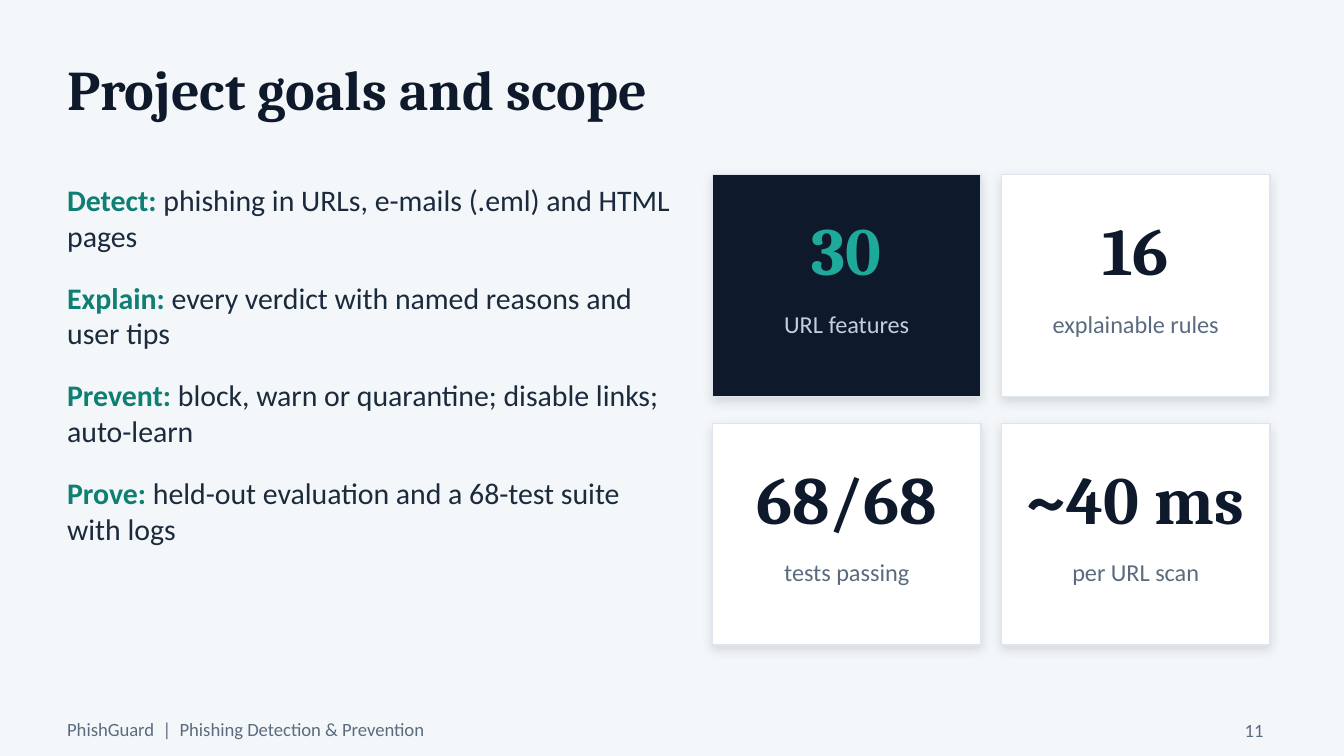
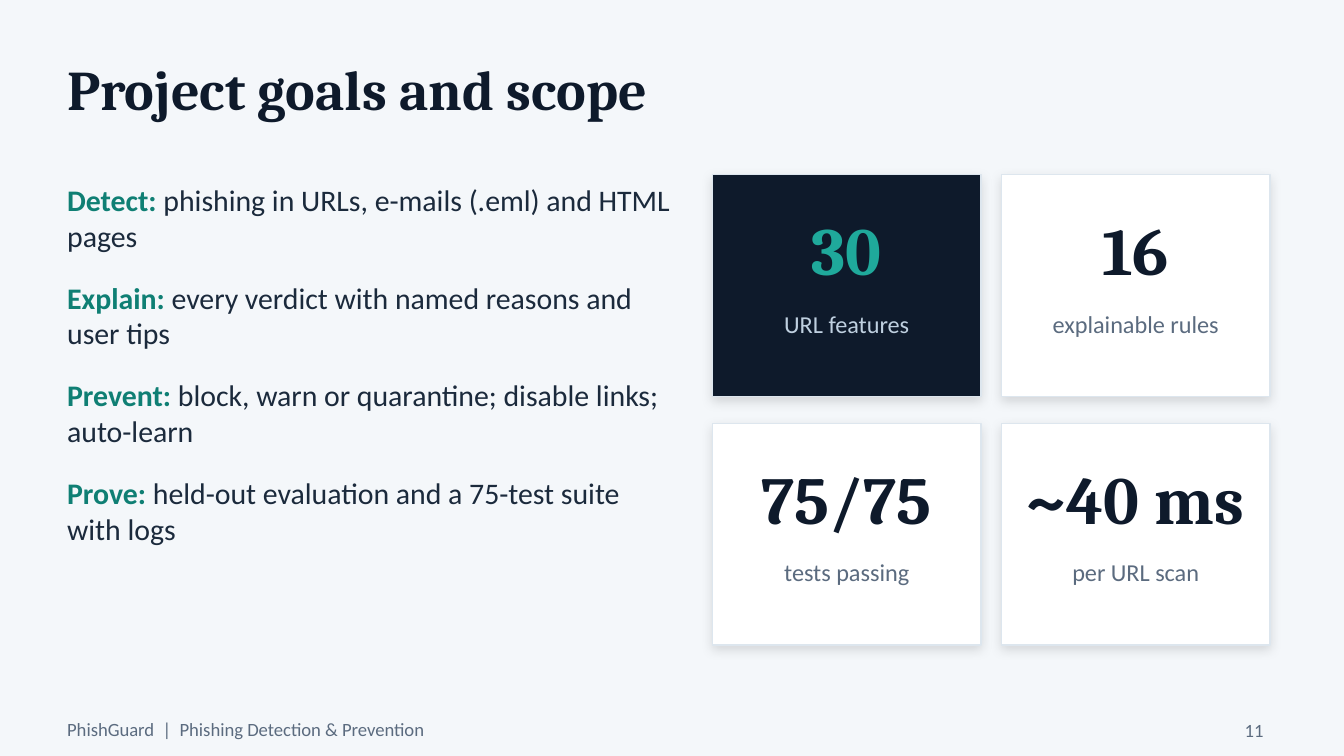
Before and after one commit to AnupamSingh2004/Phish_Guard, a slide deck: slide 11 of docs/PhishGuard_Presentation.pptx. Drawn at 1344x756 pixels with LibreOffice and Linux fonts; fonts in the diff are those of the drawing. Boxes give left, top, right and bottom in pixels: in the first picture for what was removed or moved away, otherwise in the second. Text is boxed around its words. In the diff, an @@ line names an element or a change of style, - is before the commit and + after.

Commit message:
docs: document the interactive tool and update test counts to 75

```diff
--- a/docs/PhishGuard_Presentation.pptx
+++ b/docs/PhishGuard_Presentation.pptx
@@ text at [762,477,932,534]: text changed @@
-68/68
+75/75
@@ text at [67,483,620,545]: text changed @@
-Prove: held-out evaluation and a 68-test suite with logs
+Prove: held-out evaluation and a 75-test suite with logs
```
Also in this commit, not shown: 1 other slide changed, 6 other files.
